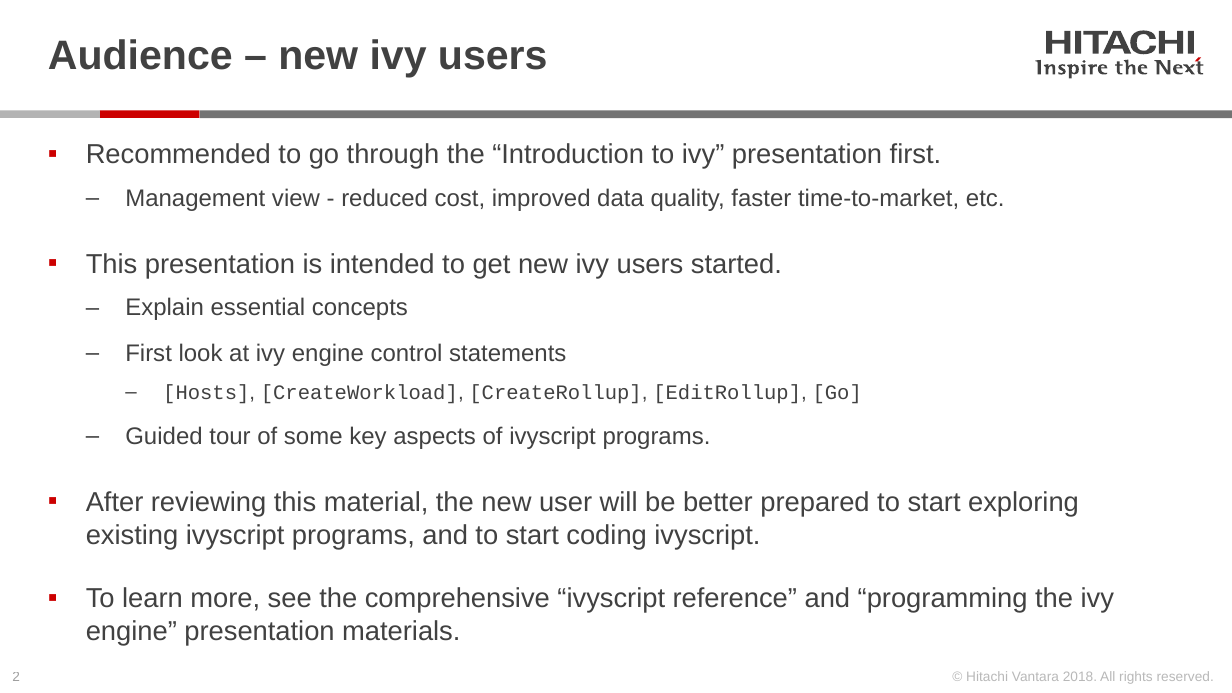
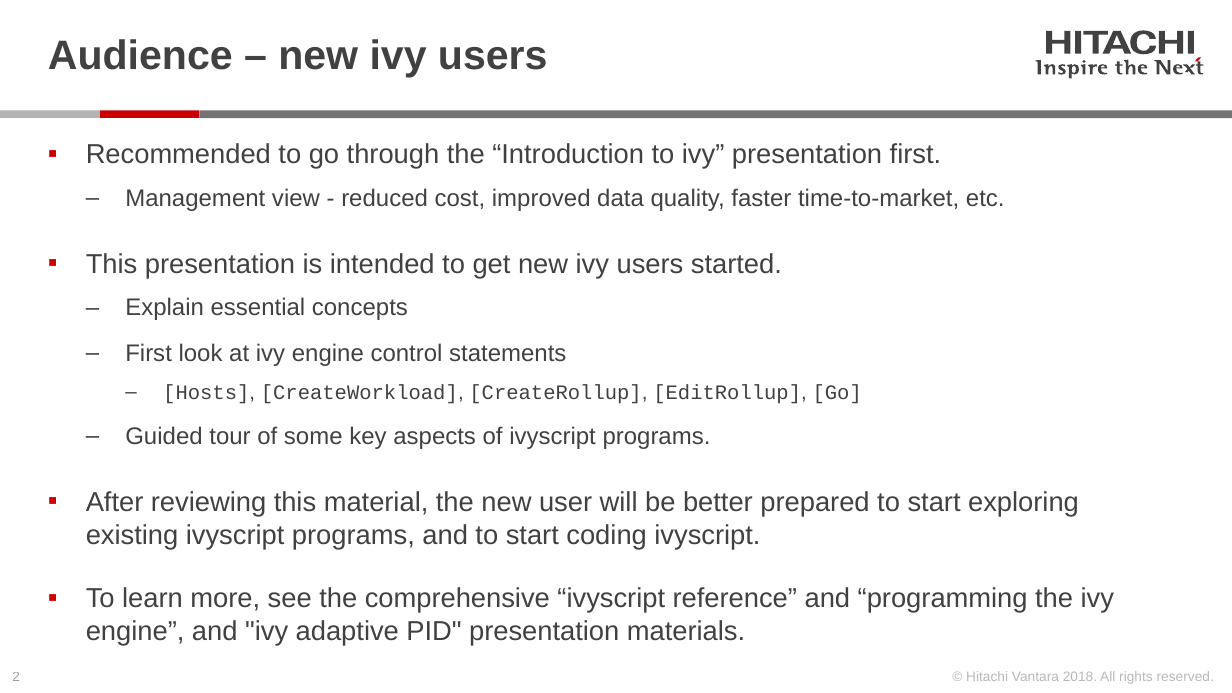
Before and after one commit to Hitachi-Data-Systems/ivy, a slide deck: slide 2 of doc/getting_started_with_ivy.pptx. Drawn at 1232x693 pixels with LibreOffice and Linux fonts; fonts in the diff are those of the drawing. Boxes give left, top, right and bottom in pixels: in the first picture for what was removed or moved away, otherwise in the second. Text is boxed around its words. In the diff, an @@ line names an element or a change of style, - is before the commit and + after.

Commit message:
3.33.03 add ivy_engine_set(critical_temp,warn), remove ivydriver realtime scheduling

```diff
--- a/doc/getting_started_with_ivy.pptx
+++ b/doc/getting_started_with_ivy.pptx
@@ text at <box>86,587,1114,646</box>: text changed @@
-▪ To learn more, see the comprehensive “ivyscript reference” and “programming the ivy engine” presentation materials.
+▪ To learn more, see the comprehensive “ivyscript reference” and “programming the ivy engine”, and "ivy adaptive PID" presentation materials.
```
Also in this commit, not shown: 11 other slides changed, 16 other files.
